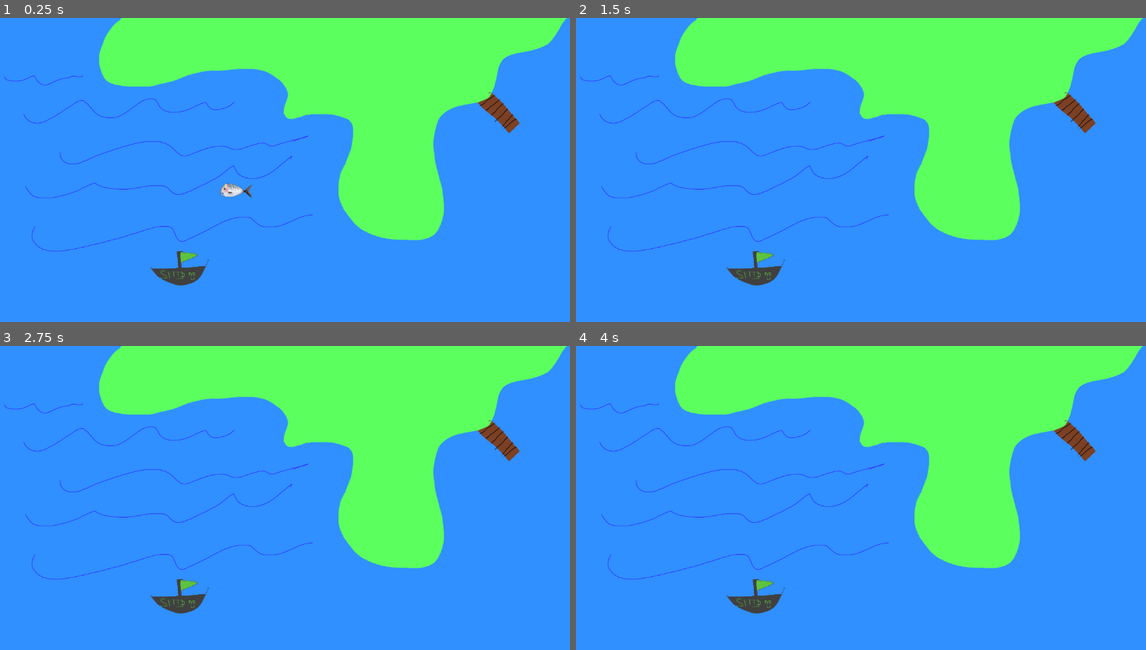
Above: before the commit, frames 1-4 (two rows, left to right).
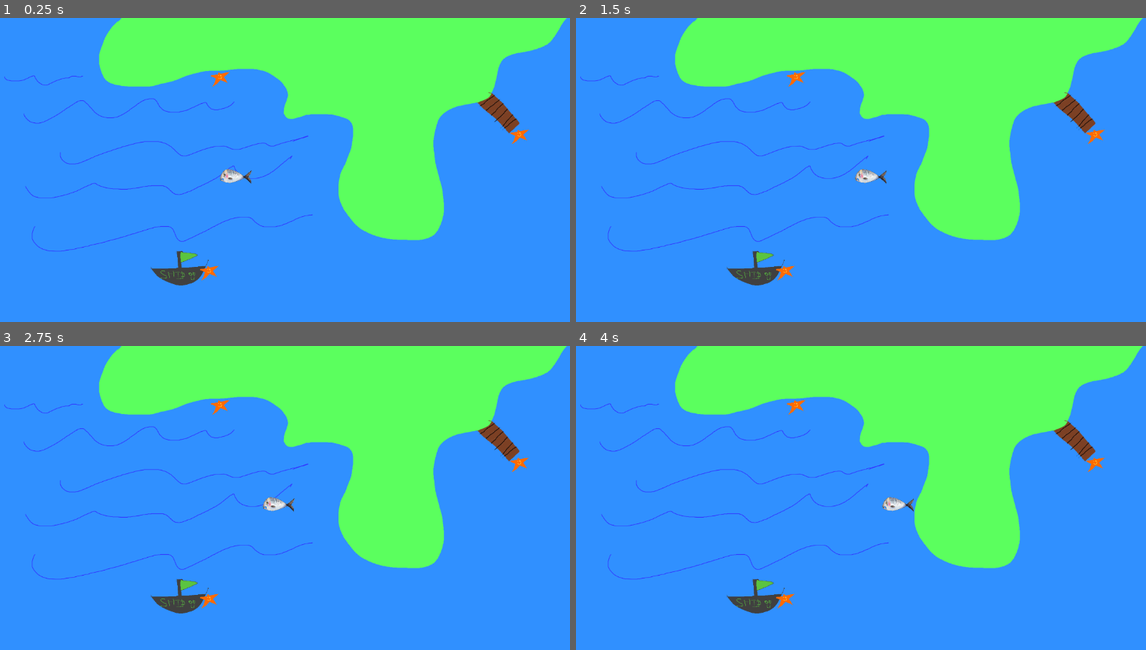
Above: after the commit, the same moments.

Repository: bhnord/LDJam56
Game: Godot game, scene res://scenes/Map/Map.tscn
Two runs of this game, one before a commit and one after it. Both use one fixed random seed, a clock stepped at 60 frames per second and the inputs below. This scene is started directly instead of the project's main scene.
Inputs:
- Up to frame 1 (0.25 s): no input
- Up to frame 2 (1.5 s): tap Enter (ui_accept) at 0.5, 0.77, 0.8, 1.07, 1.35 s; hold D (right) from 0.53 s (still down); tap E (bite_hook) at 0.6 s
- Up to frame 3 (2.75 s): tap Enter (ui_accept) at 1.52, 1.82, 2.3 s; tap E (bite_hook) at 1.55, 2.1 s; release D (right) at 2.03 s; hold A (left) from 2.03 s (still down)
- Up to frame 4 (4 s): release A (left) at 2.78 s; hold D (right) from 2.78 s (still down); tap Space (rhythm_key) at 2.85 s; tap Enter (ui_accept) at 3.02, 3.32, 3.77, 3.8 s; tap E (bite_hook) at 3.05, 3.6 s

The runs differ from the first frame. In frame 1, 0.5% of the frame differs, in the area x 35-93%, y 17-87%; in frame 2, 0.4%; in frame 3, 0.4%; in frame 4, 0.4%.

Commit message:
Finished creating the map

Diff:
--- a/scenes/Map/Map.tscn
+++ b/scenes/Map/Map.tscn
@@ -1,5 +1,6 @@
-[gd_scene load_steps=3 format=3 uid="uid://ck7xit4w37my4"]
+[gd_scene load_steps=4 format=3 uid="uid://ck7xit4w37my4"]
 
+[ext_resource type="PackedScene" uid="uid://p8whpufxdlmy" path="res://scenes/Map/map_location.tscn" id="1_6icf7"]
 [ext_resource type="Texture2D" uid="uid://dblndovm416g3" path="res://sprites/Map/map.png" id="1_de20k"]
 [ext_resource type="PackedScene" uid="uid://q1hv1bks0v6u" path="res://scenes/Map/player_map.tscn" id="2_a24cd"]
 
@@ -11,4 +12,27 @@
 offset_bottom = 1080.0
 texture = ExtResource("1_de20k")
 
+[node name="StaticBody2D" type="StaticBody2D" parent="."]
+visible = false
+scale = Vector2(1, 1)
+
+[node name="CollisionPolygon2D" type="CollisionPolygon2D" parent="StaticBody2D"]
+position = Vector2(1126.99, 294.849)
+scale = Vector2(79.2518, -46.675)
+polygon = PackedVector2Array(-9.51526, 1.67741, -8.75908, 1.35621, -7.39375, 1.42759, -6.11245, 2.17707, -3.86492, 2.60534, -2.62562, 2.24845, -1.99547, 1.14207, -2.1005, -0.285517, -1.99547, -0.927931, -0.693163, -0.678103, 0.420101, -0.820862, 0.756181, -2.07, 0.357086, -4.38983, 0.105026, -6.28138, 1.07126, -8.85103, 2.9407, -9.56482, 4.30602, -9.06517, 4.72612, -6.60258, 4.28502, -3.81879, 4.45306, -0.99931, 5.69235, 0.0356894, 6.04944, 0.178448, 7.30974, -1.89155, 7.85587, -1.24914, 6.7216, 0.96362, 7.03667, 3.06931, 7.51979, 3.71172, 8.69606, 4.06862, 9.32621, 4.8181, 9.93536, 6.42413, -9.05315, 6.31706, -9.74631, 4.56827, -9.91435, 2.96224)
+
+[node name="Loc-Dock" parent="." instance=ExtResource("1_6icf7")]
+position = Vector2(1749.58, 394.798)
+scale = Vector2(1, 1)
+
+[node name="Loc-Beach" parent="." instance=ExtResource("1_6icf7")]
+position = Vector2(747.443, 201.564)
+scale = Vector2(1, 1)
+
+[node name="Loc-Ship" parent="." instance=ExtResource("1_6icf7")]
+position = Vector2(710.82, 852.897)
+scale = Vector2(1, 1)
+
 [node name="Player-Map" parent="." instance=ExtResource("2_a24cd")]
+position = Vector2(807.012, 532.224)
+scale = Vector2(1, 1)
--- a/scenes/Map/map_location.tscn
+++ b/scenes/Map/map_location.tscn
@@ -3,11 +3,13 @@
 [ext_resource type="Script" path="res://scripts/MapScripts/map_location.gd" id="1_34f74"]
 [ext_resource type="Texture2D" uid="uid://qnhbxfbx88so" path="res://sprites/Map/Location.png" id="2_ra8o3"]
 
-[sub_resource type="CircleShape2D" id="CircleShape2D_ysi1u"]
-radius = 94.5952
+[sub_resource type="CircleShape2D" id="CircleShape2D_0svku"]
+radius = 67.2681
 
 [node name="MapLocation" type="Area2D"]
 script = ExtResource("1_34f74")
+loc_name = null
+switchTo = null
 
 [node name="Location" type="Sprite2D" parent="."]
 scale = Vector2(0.316327, 0.306122)
@@ -16,12 +18,18 @@
 [node name="LocationName" type="RichTextLabel" parent="."]
 unique_name_in_owner = true
 visible = false
-offset_left = -67.0
-offset_top = -24.0
-offset_right = -27.0
-offset_bottom = 16.0
-scale = Vector2(3.32967, -0.69697)
+offset_left = -100.0
+offset_top = -83.0
+offset_right = -51.0
+offset_bottom = -43.0
+scale = Vector2(6.24224, 1.62323)
+fit_content = true
+autowrap_mode = 2
+tab_size = 2
 
-[node name="LocationCollisionBox" type="CollisionShape2D" parent="."]
-scale = Vector2(0.951923, 0.978182)
-shape = SubResource("CircleShape2D_ysi1u")
+[node name="CollisionShape2D" type="CollisionShape2D" parent="."]
+physics_interpolation_mode = 2
+shape = SubResource("CircleShape2D_0svku")
+
+[connection signal="body_entered" from="." to="." method="_on_body_entered"]
+[connection signal="body_exited" from="." to="." method="_on_body_exited"]
--- a/scenes/Map/player_map.gd
+++ b/scenes/Map/player_map.gd
@@ -1,25 +1,36 @@
 extends CharacterBody2D
 class_name MapFish
 
-const SPEED = 300.0
-const JUMP_VELOCITY = -400.0
+@export var move_speed = 125.0
+
+var loc_close: MapLocation= null;
 
 
+func _process(_delta):
+	if Input.is_action_just_pressed("ui_accept"):
+		print("Accept Command")
+		if(loc_close != null):
+			print("loc is " + loc_close.name)
+			print("Entering Scene")
+			loc_close.interact()
+
+
+
+func add_hovering(loc: MapLocation):
+	remove_hovering(loc)
+	loc_close = loc
+	loc.handleEntered()
+
+func remove_hovering(loc: MapLocation):
+	if(loc == loc_close):
+		if(loc_close != null):
+			loc_close.handleExited()
+		loc_close = null
+
 func _physics_process(delta: float) -> void:
-	# Add the gravity.
-	if not is_on_floor():
-		velocity += get_gravity() * delta
-
-	# Handle jump.
-	if Input.is_action_just_pressed("ui_accept") and is_on_floor():
-		velocity.y = JUMP_VELOCITY
-
-	# Get the input direction and handle the movement/deceleration.
-	# As good practice, you should replace UI actions with custom gameplay actions.
-	var direction := Input.get_axis("ui_left", "ui_right")
-	if direction:
-		velocity.x = direction * SPEED
-	else:
-		velocity.x = move_toward(velocity.x, 0, SPEED)
-
-	move_and_slide()
+	var input_direction = Vector2(
+		Input.get_action_strength("right")-Input.get_action_strength("left"),
+		Input.get_action_strength("down")-Input.get_action_strength("up")
+	)
+	velocity=input_direction*move_speed
+	move_and_collide(velocity * delta)
--- a/scenes/Map/player_map.tscn
+++ b/scenes/Map/player_map.tscn
@@ -8,6 +8,7 @@
 
 [node name="Player-Map" type="CharacterBody2D"]
 position = Vector2(807.012, 532.224)
+disable_mode = 2
 script = ExtResource("1_gkupo")
 
 [node name="Fishy" type="Sprite2D" parent="."]
--- a/scripts/MapScripts/map_location.gd
+++ b/scripts/MapScripts/map_location.gd
@@ -2,16 +2,15 @@
 class_name MapLocation
 
 
-var loc_name: String = "Beach"
-var switchTo: SceneManager.Scene = SceneManager.Scene.BEACH
+@export var loc_name: String = "Beach"
+@export var switchTo: SceneManager.Scene = SceneManager.Scene.BEACH
 # Called when the node enters the scene tree for the first time.
 func _ready() -> void:
 	%LocationName.text = loc_name
 
 func interact():
-	print("Location Node has been interacted with: Function node name is" + "")
+	print("Location Node has been interacted with: Function node name is" + loc_name)
 	SceneManager.switch_to_scene(switchTo)
-
 
 
 
@@ -23,11 +22,12 @@
 	%LocationName.visible = false;
 
 func _on_body_entered(body: Node2D) -> void:
-		if body is MapFish:
-				body.add_hovering(self)
-				handleEntered()
+	print(body)
+	if body is MapFish:
+			body.add_hovering(self)
+			handleEntered()
 
 func _on_body_exited(body: Node2D) -> void:
-		if body is MapFish:
-				body.remove_hovering(self)
-				handleExited()
+	print(body)
+	if body is MapFish:
+			body.remove_hovering(self)
